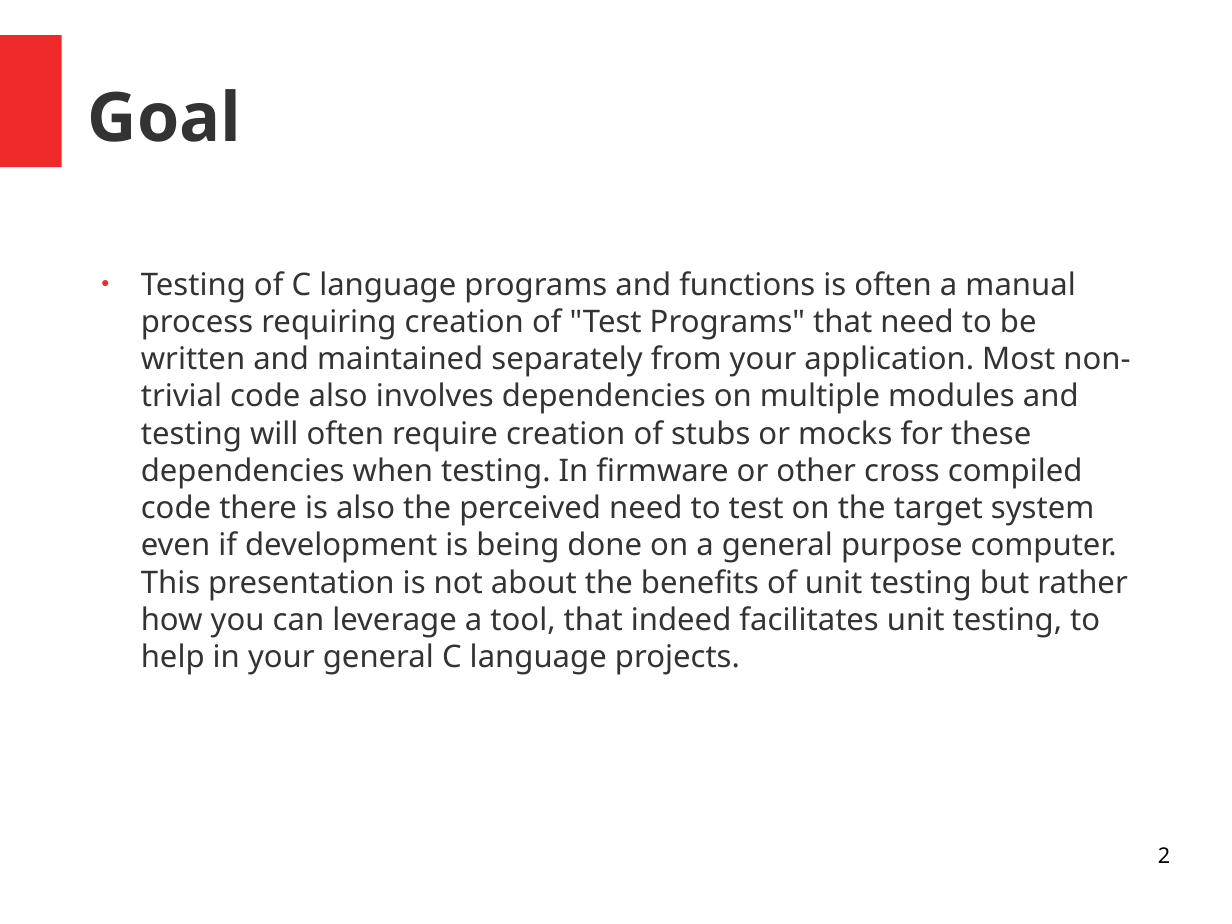
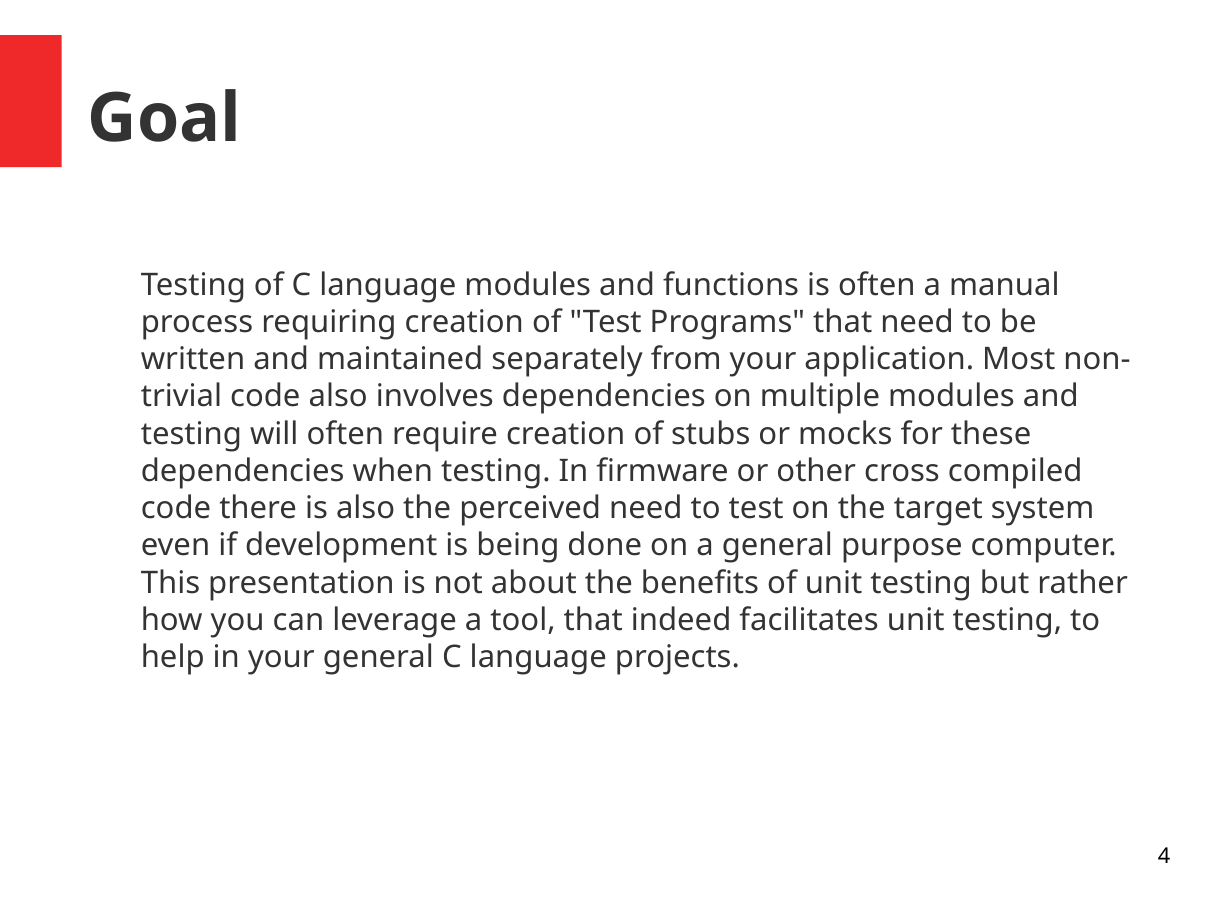
Before and after one commit to bd2357/ceedling_talk, a slide deck: slide 4 of ceedling_talk.odp (slide 2 before the commit). Drawn at 1232x924 pixels with LibreOffice and Linux fonts; fonts in the diff are those of the drawing. Boxes give left, top, right and bottom in pixels: in the first picture for what was removed or moved away, otherwise in the second. Text is boxed around its words. In the diff, an @@ line names an element or a change of style, - is before the commit and + after.

Commit message:
Added module stuff, changes to slides, notee pdf

```diff
--- a/ceedling_talk.odp
+++ b/ceedling_talk.odp
@@ text at [141, 271, 1130, 675]: text changed @@
-● Testing of C language programs and functions is often a manual process requiring creation of "Test Programs" that need to be written and maintained separately from your application. Most non-trivial code also involves dependencies on multiple modules and testing will often require creation of stubs or mocks for these dependencies when testing. In firmware or other cross compiled code there is also the perceived need to test on the target system even if development is being done on a general purpose computer. This presentation is not about the benefits of unit testing but rather how you can leverage a tool, that indeed facilitates unit testing, to help in your general C language projects.
+Testing of C language modules and functions is often a manual process requiring creation of "Test Programs" that need to be written and maintained separately from your application. Most non-trivial code also involves dependencies on multiple modules and testing will often require creation of stubs or mocks for these dependencies when testing. In firmware or other cross compiled code there is also the perceived need to test on the target system even if development is being done on a general purpose computer. This presentation is not about the benefits of unit testing but rather how you can leverage a tool, that indeed facilitates unit testing, to help in your general C language projects.
@@ page number at [1158, 847, 1170, 863]: text changed @@
-2
+4
```
Also in this commit, not shown: 4 slides added, 4 other files.
